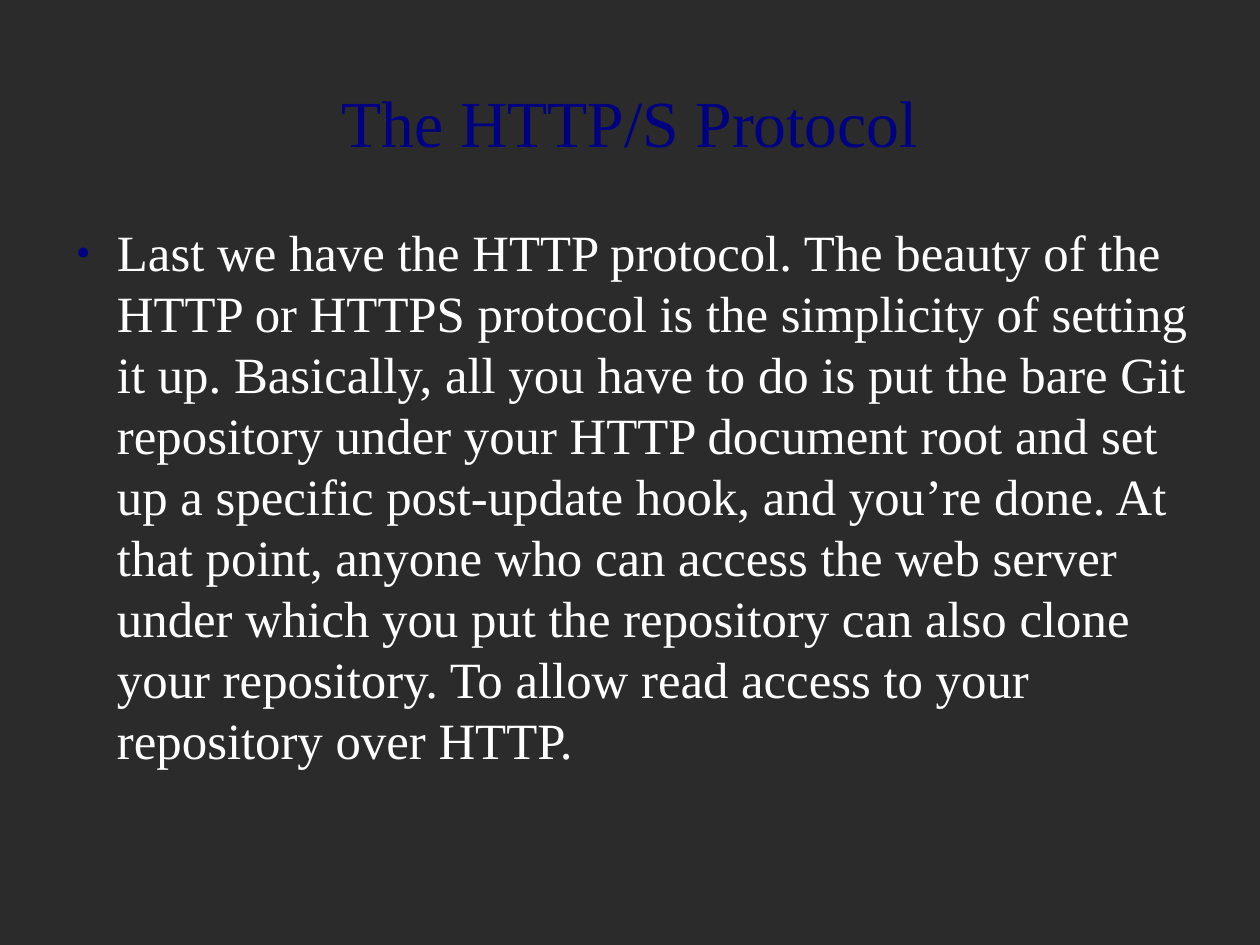
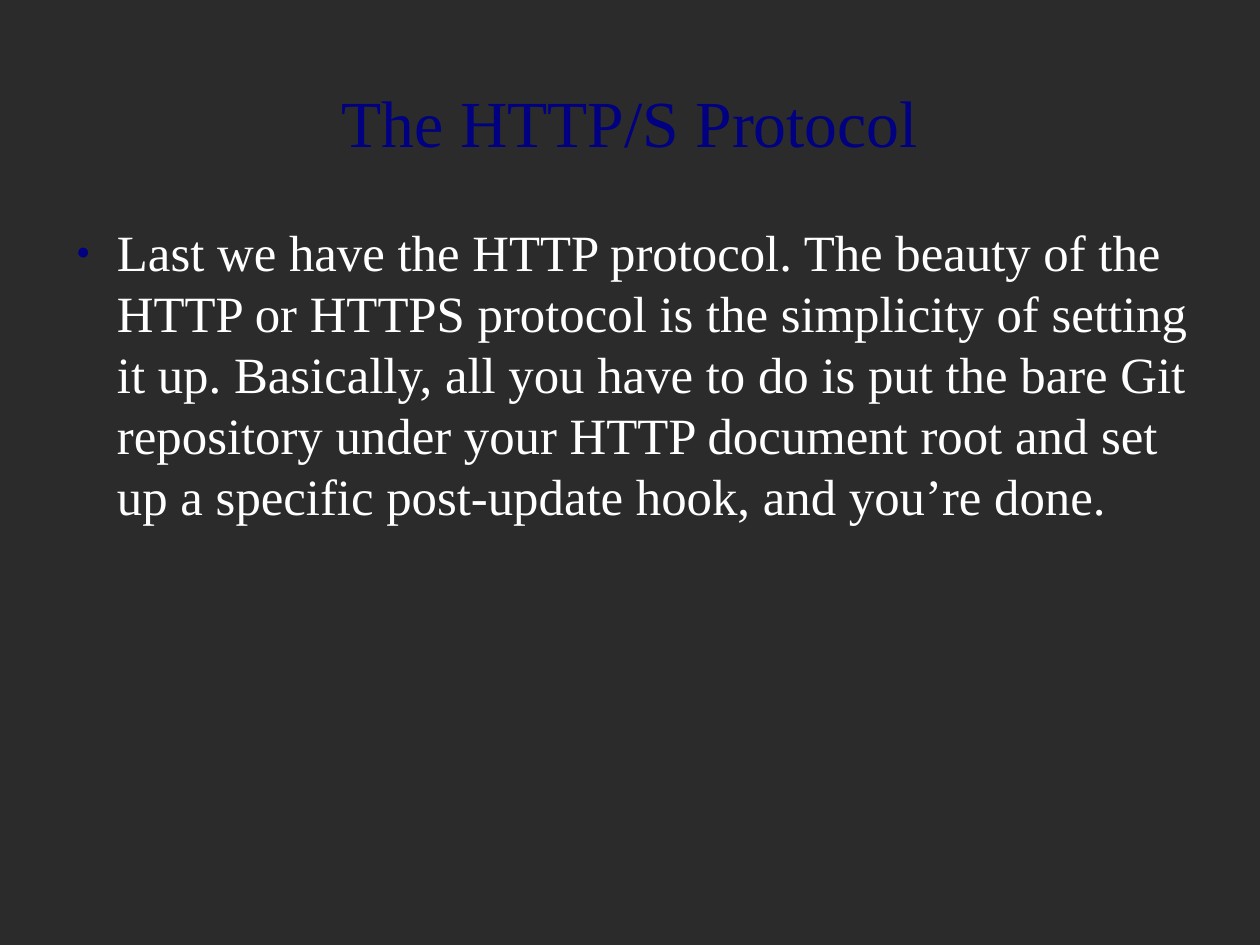
Before and after one commit to MariamP/myRepo, a slide deck: slide 28 of git_intro.odp. Drawn at 1260x945 pixels with LibreOffice and Linux fonts; fonts in the diff are those of the drawing; background and template pictures are left out; a plain dark background stands for a picture behind light text. Boxes give left, top, right and bottom in pixels: in the first picture for what was removed or moved away, otherwise in the second. Text is boxed around its words. In the diff, an @@ line names an element or a change of style, - is before the commit and + after.

Commit message:
-Updated document.

```diff
--- a/git_intro.odp
+++ b/git_intro.odp
@@ text at [117,235,1187,526]: text changed @@
-● Last we have the HTTP protocol. The beauty of the HTTP or HTTPS protocol is the simplicity of setting it up. Basically, all you have to do is put the bare Git repository under your HTTP document root and set up a specific post-update hook, and you’re done. At that point, anyone who can access the web server under which you put the repository can also clone your repository. To allow read access to your repository over HTTP.
+● Last we have the HTTP protocol. The beauty of the HTTP or HTTPS protocol is the simplicity of setting it up. Basically, all you have to do is put the bare Git repository under your HTTP document root and set up a specific post-update hook, and you’re done.
```
Also in this commit, not shown: 4 other slides changed, 1 slide added, 1 slide removed.
